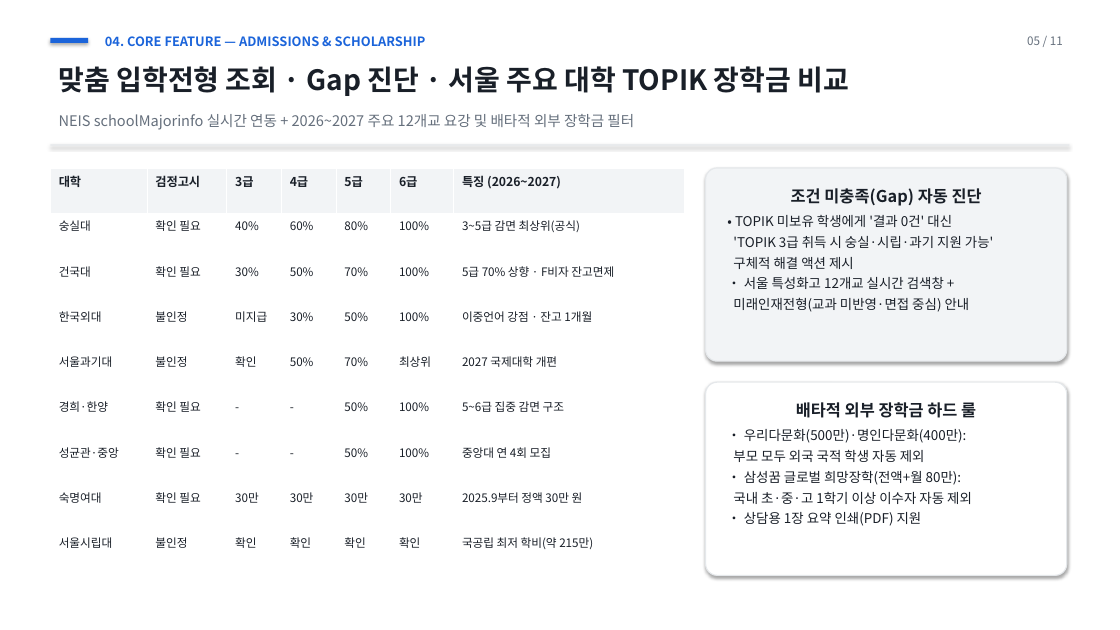
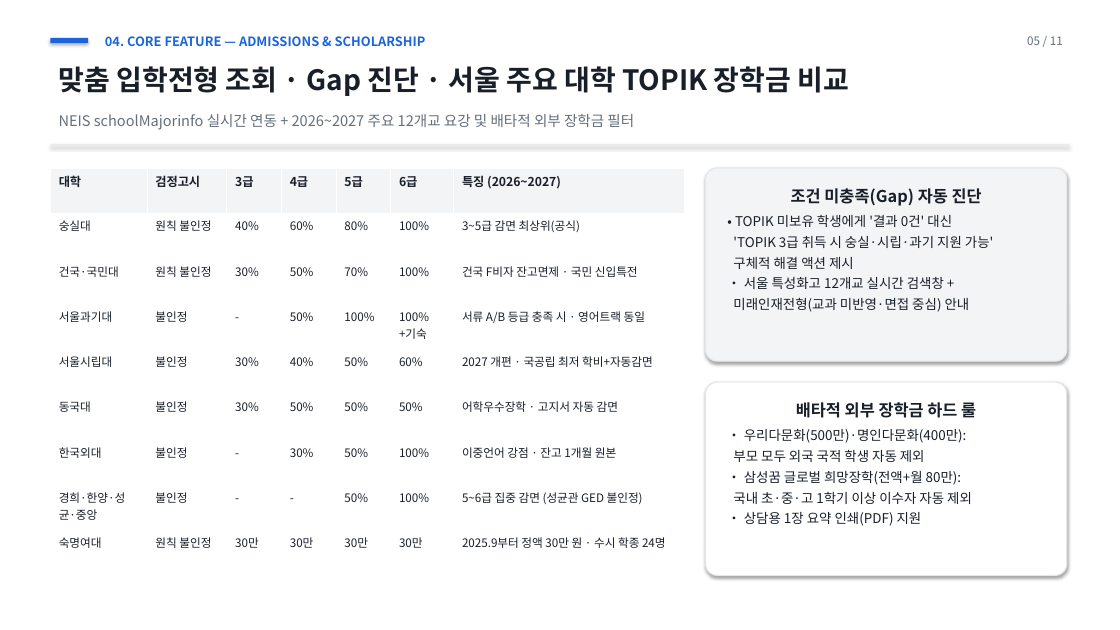
Before and after one commit to J-trinity-137/kvisa-path, a slide deck: slide 5 of presentation/kvisa-path-final-presentation.pptx. Drawn at 1120x630 pixels with LibreOffice and Linux fonts; fonts in the diff are those of the drawing. Boxes give left, top, right and bottom in pixels: in the first picture for what was removed or moved away, otherwise in the second. Text is boxed around its words. In the diff, an @@ line names an element or a change of style, - is before the commit and + after.

Commit message:
data: fill all verified 2026-2027 TOPIK scholarships and GED rules across app, PPT, and PDF

```diff
--- a/presentation/kvisa-path-final-presentation.pptx
+++ b/presentation/kvisa-path-final-presentation.pptx
@@ table at <box>50,168,685,576</box> @@
-row 2, column 2: 확인 필요
+row 2, column 2: 원칙 불인정
-row 3: 건국대 | 확인 필요 | 30% | 50% | 70% | 100% | 5급 70% 상향 · F비자 잔고면제
+row 3: 건국·국민대 | 원칙 불인정 | 30% | 50% | 70% | 100% | 건국 F비자 잔고면제 · 국민 신입특전
-row 4: 한국외대 | 불인정 | 미지급 | 30% | 50% | 100% | 이중언어 강점 · 잔고 1개월
+row 4: 서울과기대 | 불인정 | - | 50% | 100% | 100%+기숙 | 서류 A/B 등급 충족 시 · 영어트랙 동일
-row 5: 서울과기대 | 불인정 | 확인 | 50% | 70% | 최상위 | 2027 국제대학 개편
+row 5: 서울시립대 | 불인정 | 30% | 40% | 50% | 60% | 2027 개편 · 국공립 최저 학비+자동감면
-row 6: 경희·한양 | 확인 필요 | - | - | 50% | 100% | 5~6급 집중 감면 구조
+row 6: 동국대 | 불인정 | 30% | 50% | 50% | 50% | 어학우수장학 · 고지서 자동 감면
-row 7: 성균관·중앙 | 확인 필요 | - | - | 50% | 100% | 중앙대 연 4회 모집
+row 7: 한국외대 | 불인정 | - | 30% | 50% | 100% | 이중언어 강점 · 잔고 1개월 원본
-row 8: 숙명여대 | 확인 필요 | 30만 | 30만 | 30만 | 30만 | 2025.9부터 정액 30만 원
+row 8: 경희·한양·성균·중앙 | 불인정 | - | - | 50% | 100% | 5~6급 집중 감면 (성균관 GED 불인정)
-row 9: 서울시립대 | 불인정 | 확인 | 확인 | 확인 | 확인 | 국공립 최저 학비(약 215만)
+row 9: 숙명여대 | 원칙 불인정 | 30만 | 30만 | 30만 | 30만 | 2025.9부터 정액 30만 원 · 수시 학종 24명
```
Also in this commit, not shown: 4 other files.
